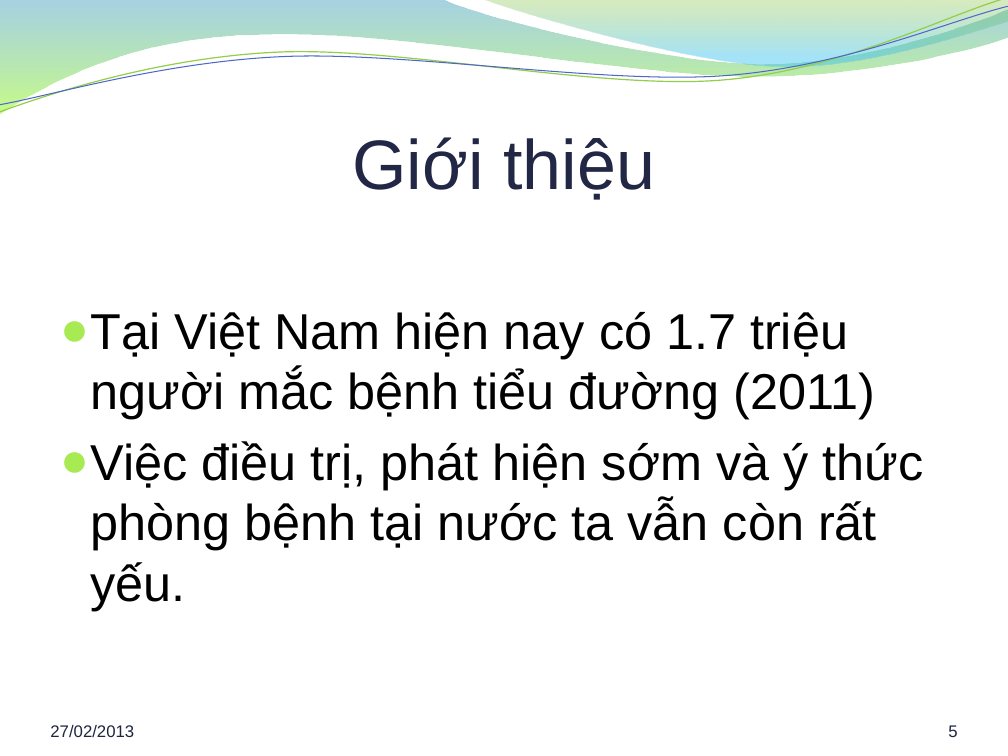
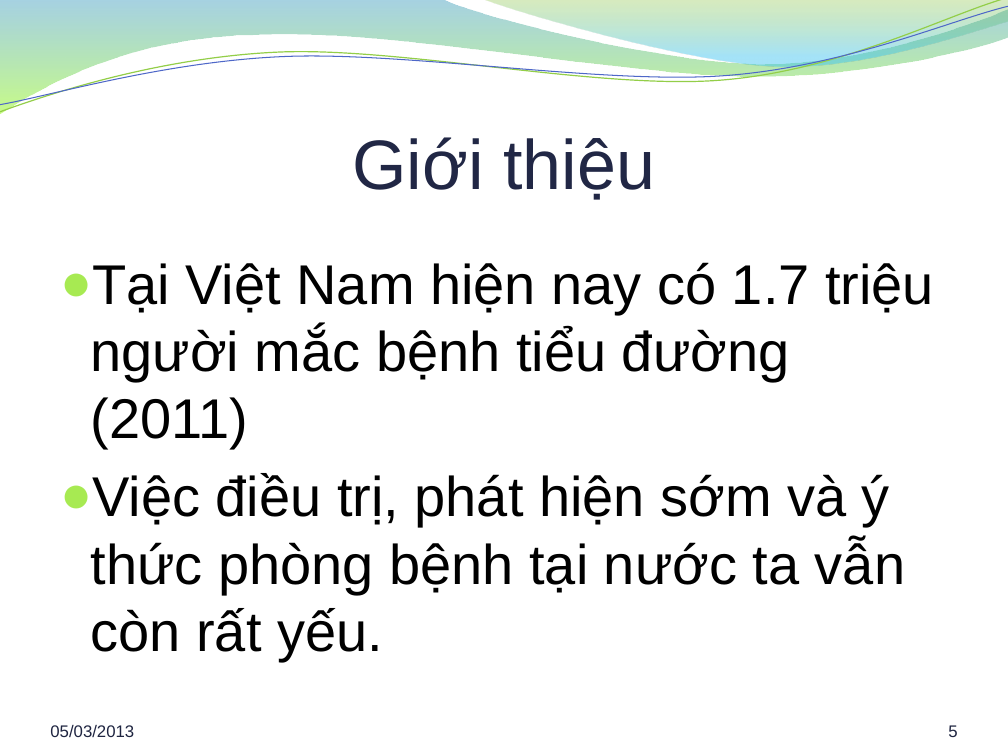
Before and after one commit to hung94it/benhvien, a slide deck: slide 5 of Diabetes/Documents/Report/Bao cao khoa luan.pptx. Drawn at 1008x756 pixels with LibreOffice and Linux fonts; fonts in the diff are those of the drawing; background and template pictures are left out. Boxes give left, top, right and bottom in pixels: in the first picture for what was removed or moved away, otherwise in the second. Text is boxed around its words. In the diff, an @@ line names an element or a change of style, - is before the commit and + after.

```diff
--- a/Diabetes/Documents/Report/Bao cao khoa luan.pptx
+++ b/Diabetes/Documents/Report/Bao cao khoa luan.pptx
@@ text "Tại Việt Nam hiện nay ..." at box(91, 262, 934, 661): size 36 to 40 pt @@
@@ text at box(50, 725, 134, 737): text changed @@
-27/02/2013
+05/03/2013
```
Also in this commit, not shown: 28 other slides changed.
